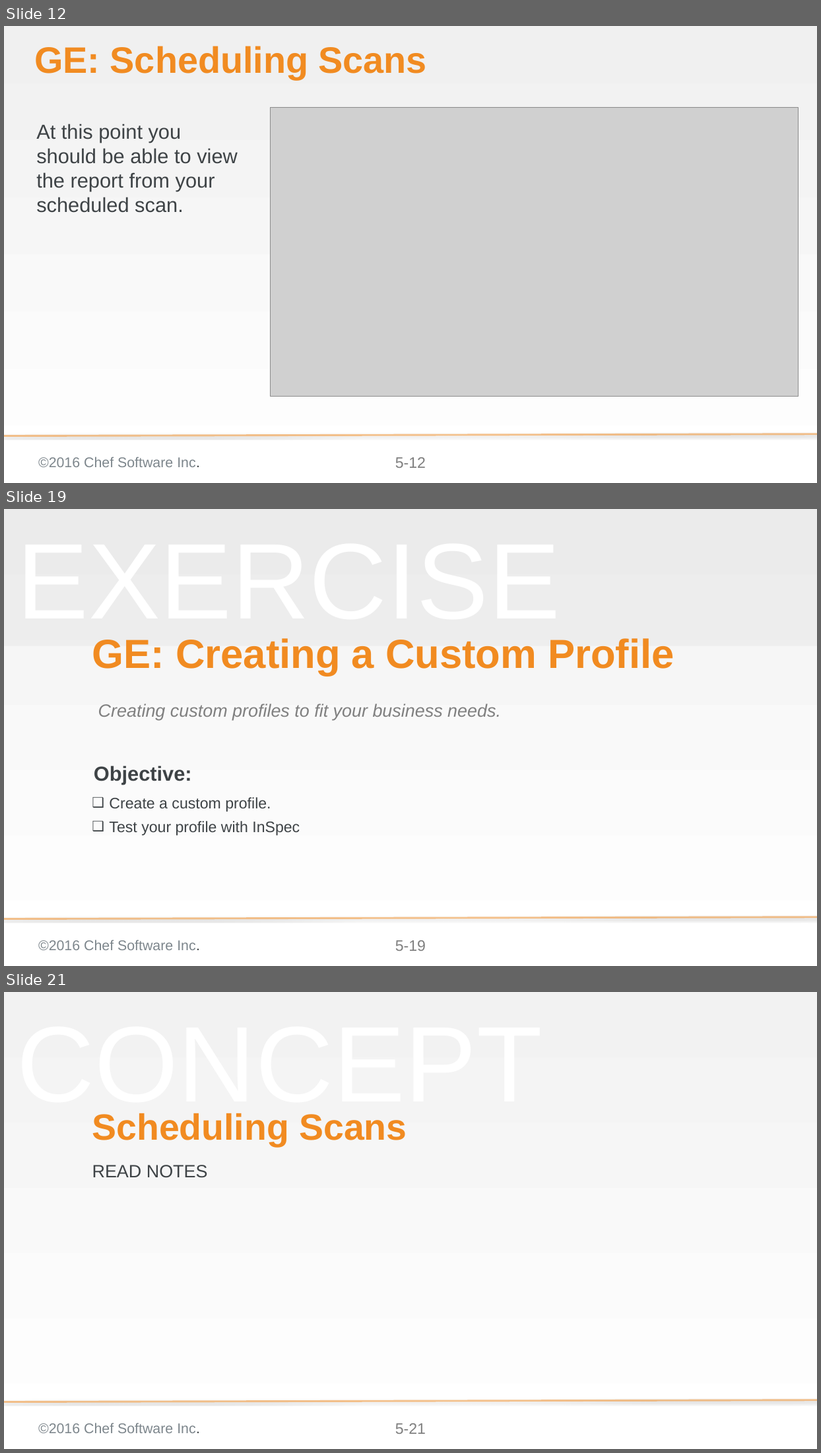
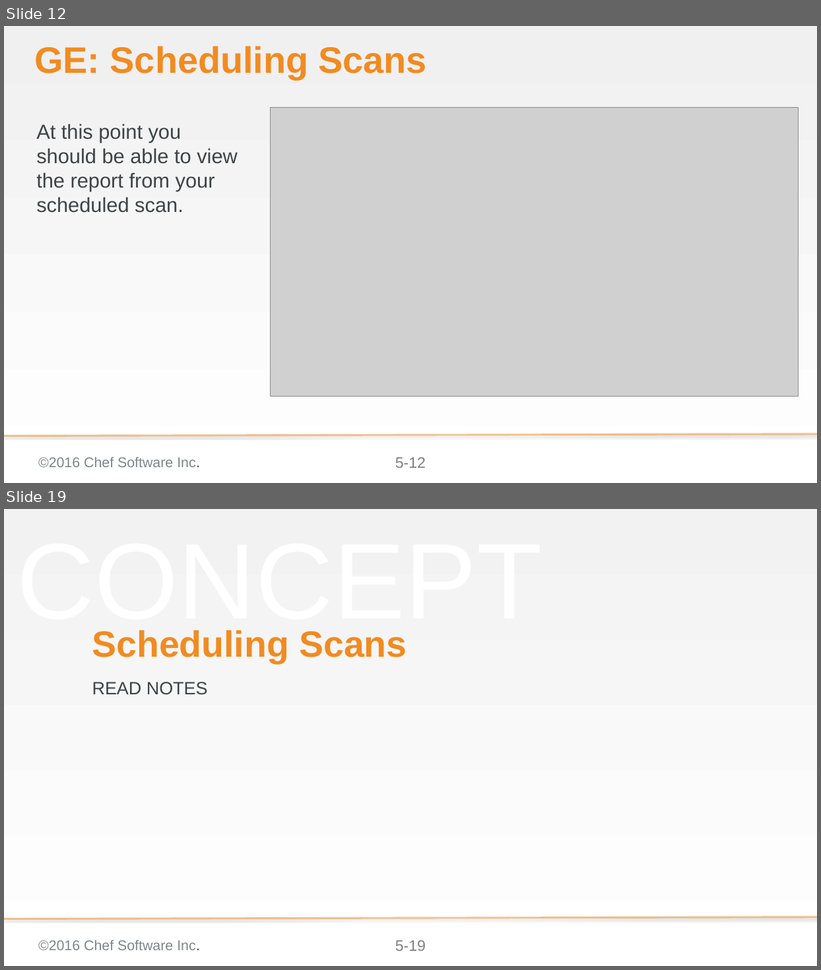
Before and after one commit to bchamby/chef-compliance-installation-configuration-operation, a slide deck: 05-scheduling-scans-reports.pptx. Shown one above the other, each under a label of ours: slides 12, 19 and 21 before the commit, slides 12 and 19 after it; the slides between them are not shown. The pictures are 821x1453 and 821x970 pixels, drawn with LibreOffice and Linux fonts; fonts in the diff are those of the drawing; grey boxes stand for pictures; background and template pictures are left out. Boxes give left, top, right and bottom in pixels: in the first picture for what was removed or moved away, otherwise in the second. Text is boxed around its words. In the diff, an @@ line names an element or a change of style, - is before the commit and + after.

```diff
--- a/05-scheduling-scans-reports.pptx
+++ b/05-scheduling-scans-reports.pptx
@@ slide 19 removed at bbox=[4, 509, 817, 966], background gradient #F2F2F2 to #FFFFFF; not listed: 3 template elements that a slide beside it also shows @@
@@ rectangle removed at bbox=[4, 509, 817, 646] @@
@@ text removed at bbox=[17, 522, 560, 642] @@
-EXERCISE
@@ title removed at bbox=[92, 638, 674, 675] @@
-GE: Creating a Custom Profile
@@ text removed at bbox=[98, 704, 501, 720] @@
-Creating custom profiles to fit your business needs.
@@ text removed at bbox=[94, 766, 192, 785] @@
-Objective:
@@ text removed at bbox=[109, 797, 300, 836] @@
-❑ Create a custom profile.
-❑ Test your profile with InSpec
@@ what was slide 21 is now slide 19 @@
@@ page number at bbox=[395, 941, 426, 951]: text changed @@
-5-21
+5-19
```
Also in this commit, not shown: 5 slides changed, 3 slides added, 5 other slides removed.
